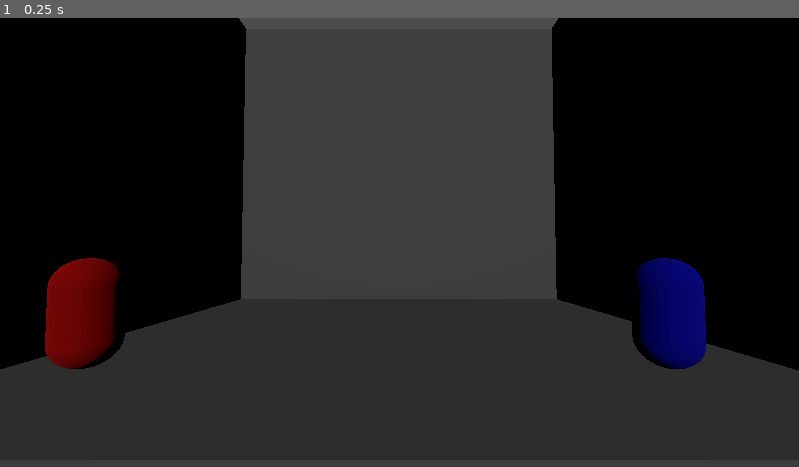
Above: before the commit, frame 1.
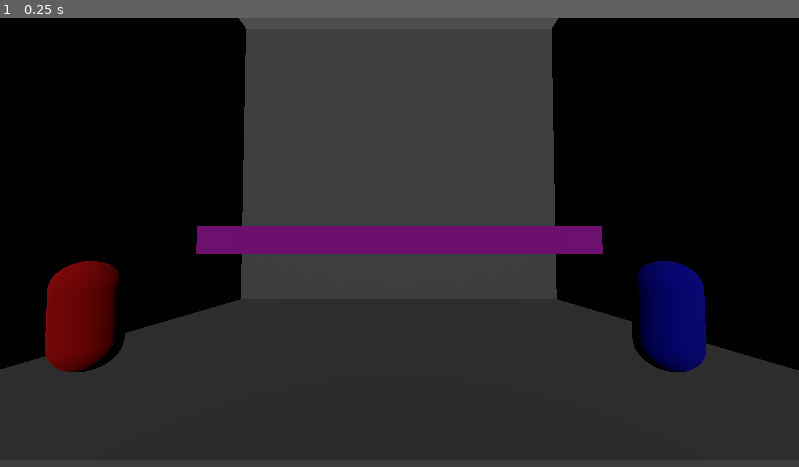
Above: after the commit, the same moment.

Repository: WFaustin/Fighting-Game-Prototype
Game: Godot game, scene res://Fight.tscn
The game is run twice, just before and just after one commit, with the same random seed, the same clock (stepped at 60 frames per second) and the same inputs.
Inputs:
- Up to frame 1 (0.25 s): no input

The runs differ from the first frame. In frame 1, 3.5% of the frame differs, in the area x 5-89%, y 46-79%.

Commit message:
Made one way platforms work with video

Diff:
--- a/Fighting Game Prototype/BaseArena.tscn
+++ b/Fighting Game Prototype/BaseArena.tscn
@@ -9,47 +9,73 @@
 
 [sub_resource type="BoxShape3D" id="BoxShape3D_eru2n"]
 
+[sub_resource type="StandardMaterial3D" id="StandardMaterial3D_n0c28"]
+albedo_color = Color(1, 0.160784, 1, 1)
+
+[sub_resource type="BoxMesh" id="BoxMesh_rlkcs"]
+material = SubResource("StandardMaterial3D_n0c28")
+
+[sub_resource type="BoxShape3D" id="BoxShape3D_e0hnp"]
+size = Vector3(1, 0.663663, 1)
+
 [node name="Arena" type="Node3D"]
 
-[node name="Floor" type="MeshInstance3D" parent="."]
+[node name="Structures" type="Node3D" parent="."]
+
+[node name="Floor" type="MeshInstance3D" parent="Structures"]
 transform = Transform3D(4.69422, 0, 0, 0, 1.12253, 0, 0, 0, 3.16153, 0, -0.588692, 0)
 mesh = SubResource("BoxMesh_aq6pm")
+skeleton = NodePath("../..")
 
-[node name="StaticBody3D" type="StaticBody3D" parent="Floor"]
+[node name="StaticBody3D" type="StaticBody3D" parent="Structures/Floor"]
 
-[node name="CollisionShape3D" type="CollisionShape3D" parent="Floor/StaticBody3D"]
+[node name="CollisionShape3D" type="CollisionShape3D" parent="Structures/Floor/StaticBody3D"]
 transform = Transform3D(1, 0, 0, 0, 1, 0, 0, 0, 0.999999, -0.00513983, 0.290564, 0.296593)
 shape = SubResource("BoxShape3D_a6eum")
 
-[node name="FighterStartPositions" type="Node3D" parent="Floor"]
+[node name="FighterStartPositions" type="Node3D" parent="Structures/Floor"]
 
-[node name="P1" type="Node3D" parent="Floor/FighterStartPositions"]
-transform = Transform3D(1, 0, 0, 0, 1, 0, 0, 0, 1, -0.305692, 0.52, 0.31993)
+[node name="P1" type="Node3D" parent="Structures/Floor/FighterStartPositions"]
+transform = Transform3D(1, 0, 0, 0, 1, 0, 0, 0, 1, -0.305692, 0.979773, 0.31993)
 
-[node name="P2" type="Node3D" parent="Floor/FighterStartPositions"]
-transform = Transform3D(1, 0, 0, 0, 1, 0, 0, 0, 1, 0.262104, 0.52, 0.31993)
+[node name="P2" type="Node3D" parent="Structures/Floor/FighterStartPositions"]
+transform = Transform3D(1, 0, 0, 0, 1, 0, 0, 0, 1, 0.262104, 0.979773, 0.31993)
 
-[node name="Wall" type="MeshInstance3D" parent="."]
+[node name="Wall" type="MeshInstance3D" parent="Structures"]
 transform = Transform3D(0.462, 0, 0, 0, 3.24, 0, 0, 0, 3, -2.08, 1.6, 0.009)
 mesh = SubResource("BoxMesh_wcb17")
+skeleton = NodePath("../..")
 
-[node name="StaticBody3D" type="StaticBody3D" parent="Wall"]
+[node name="StaticBody3D" type="StaticBody3D" parent="Structures/Wall"]
 
-[node name="CollisionShape3D" type="CollisionShape3D" parent="Wall/StaticBody3D"]
+[node name="CollisionShape3D" type="CollisionShape3D" parent="Structures/Wall/StaticBody3D"]
 shape = SubResource("BoxShape3D_eru2n")
 
-[node name="Wall2" type="MeshInstance3D" parent="."]
+[node name="Wall2" type="MeshInstance3D" parent="Structures"]
 transform = Transform3D(0.462, 0, 0, 0, 3.24, 0, 0, 0, 3, 2.06272, 1.6, 0.009)
 mesh = SubResource("BoxMesh_wcb17")
+skeleton = NodePath("../..")
 
-[node name="StaticBody3D" type="StaticBody3D" parent="Wall2"]
+[node name="StaticBody3D" type="StaticBody3D" parent="Structures/Wall2"]
 
-[node name="CollisionShape3D" type="CollisionShape3D" parent="Wall2/StaticBody3D"]
+[node name="CollisionShape3D" type="CollisionShape3D" parent="Structures/Wall2/StaticBody3D"]
 shape = SubResource("BoxShape3D_eru2n")
 
-[node name="BackWall" type="MeshInstance3D" parent="."]
+[node name="BackWall" type="MeshInstance3D" parent="Structures"]
 transform = Transform3D(-2.01947e-08, 0, 4.09747, 0, 3.24, 0, -0.462, 0, -1.79106e-07, 0.123717, 1.6, -1.28939)
 mesh = SubResource("BoxMesh_wcb17")
+skeleton = NodePath("../..")
+
+[node name="Platform" type="MeshInstance3D" parent="Structures"]
+transform = Transform3D(1.31325, 0, 0, 0, 0.0887866, 0, 0, 0, 0.660492, 0, 0.561579, 1.09618)
+mesh = SubResource("BoxMesh_rlkcs")
+
+[node name="StaticBody3D" type="StaticBody3D" parent="Structures/Platform"]
+collision_layer = 2
+
+[node name="CollisionShape3D" type="CollisionShape3D" parent="Structures/Platform/StaticBody3D"]
+transform = Transform3D(1, 0, 0, 0, 1, 0, 0, 0, 1, 0, 0.176181, 0)
+shape = SubResource("BoxShape3D_e0hnp")
 
 [node name="LightHolders" type="Node3D" parent="."]
 
--- a/Fighting Game Prototype/BasePlayer.tscn
+++ /dev/null
@@ -1,21 +0,0 @@
-[gd_scene load_steps=5 format=3 uid="uid://cebjjc8j4w2d4"]
-
-[ext_resource type="Script" path="res://BasePlayer.gd" id="1_tgfqe"]
-[ext_resource type="Material" uid="uid://du1x3c16p3whu" path="res://Materials/Player/BluePlayer.tres" id="2_l066o"]
-
-[sub_resource type="CapsuleMesh" id="CapsuleMesh_y8kk5"]
-
-[sub_resource type="CapsuleShape3D" id="CapsuleShape3D_51olq"]
-
-[node name="Player" type="Node3D"]
-script = ExtResource("1_tgfqe")
-playerMaterial = ExtResource("2_l066o")
-
-[node name="PlayerModel" type="MeshInstance3D" parent="."]
-transform = Transform3D(0.25, 0, 0, 0, 0.25, 0, 0, 0, 0.25, 0, 0.25, 0)
-mesh = SubResource("CapsuleMesh_y8kk5")
-
-[node name="CharacterBody3D" type="CharacterBody3D" parent="PlayerModel"]
-
-[node name="CollisionShape3D" type="CollisionShape3D" parent="PlayerModel/CharacterBody3D"]
-shape = SubResource("CapsuleShape3D_51olq")
--- a/Fighting Game Prototype/BasePlayer.gd
+++ b/Fighting Game Prototype/Character.gd
@@ -1,11 +1,15 @@
-extends Node3D
+extends CharacterBody3D
 
 @export var playerMaterial : Material
 @export var num : int
 @export var deviceNum : int = 0
 @export var useKeyboard : bool = false
+@export var jumpHeight : float = 4.0
 
 
+
+# Get the gravity from the project settings to be synced with RigidBody nodes.
+var gravity = ProjectSettings.get_setting("physics/3d/default_gravity")
 
 func init(_num:int = 0, _mat:Material = null, _deviceNum : int = 0):
 	if _mat != null:
@@ -16,7 +20,6 @@
 		deviceNum = -1
 		useKeyboard = true
 
-
 # Called when the node enters the scene tree for the first time.
 func _ready():
 	if playerMaterial != null:
@@ -24,11 +27,8 @@
 	pass # Replace with function body.
 
 
-func removeInputs():
-	var ev = InputEventKey.new()
-	ev.keycode = KEY_A
-	InputMap.action_erase_event("moveLeft", ev)
-	print("Removed")
+func addInputs():
+	#adds the keyboard inputs for players with no controllers
 	pass
 
 #
@@ -55,14 +55,30 @@
 #			rotation.z = 0
 	pass
 
-# Called every frame. 'delta' is the elapsed time since the previous frame.
-func _process(delta):
+
+func _physics_process(delta):
+	velocity.x = 0
 	if Input.is_action_pressed("moveLeft" + str(name)):
 		position.x -= .03
 	if Input.is_action_pressed("moveRight" + str(name)):
 		position.x += .03
 	if Input.is_action_pressed("crouch" + str(name)):
+		set_collision_mask_value(2, false)
 		rotation.z = 80
 	if Input.is_action_just_released("crouch" + str(name)):
+		set_collision_mask_value(2, true)
 		rotation.z = 0
-	pass
+	# Add the gravity.
+	if not is_on_floor():
+		velocity.y -= gravity * delta
+
+	# Handle Jump.
+	if Input.is_action_just_pressed("jump" + str(name)) and is_on_floor():
+		print("Jump")
+		velocity.y = jumpHeight
+		set_collision_mask_value(2, false)
+
+	if velocity.y < -.01 and not Input.is_action_pressed("crouch" + str(name)):
+		set_collision_mask_value(2, true)
+
+	move_and_slide()
--- /dev/null
+++ b/Fighting Game Prototype/Character.tscn
@@ -0,0 +1,19 @@
+[gd_scene load_steps=4 format=3 uid="uid://bamoajkvqp0ex"]
+
+[ext_resource type="Script" path="res://Character.gd" id="1_hi4we"]
+
+[sub_resource type="CapsuleShape3D" id="CapsuleShape3D_51olq"]
+
+[sub_resource type="CapsuleMesh" id="CapsuleMesh_y8kk5"]
+
+[node name="Character" type="CharacterBody3D"]
+transform = Transform3D(0.25, 0, 0, 0, 0.25, 0, 0, 0, 0.25, 0, 0.25, 0)
+collision_mask = 3
+script = ExtResource("1_hi4we")
+
+[node name="CollisionShape3D" type="CollisionShape3D" parent="."]
+shape = SubResource("CapsuleShape3D_51olq")
+
+[node name="PlayerModel" type="MeshInstance3D" parent="."]
+mesh = SubResource("CapsuleMesh_y8kk5")
+skeleton = NodePath("../..")
--- a/Fighting Game Prototype/GameManager.gd
+++ b/Fighting Game Prototype/GameManager.gd
@@ -1,7 +1,7 @@
 extends Node3D
 
 var players = []
-var playerInstance = load("res://BasePlayer.tscn")
+var playerInstance = load("res://Character.tscn")
 @export var playerNumMax: int = 2
 
 # Called when the node enters the scene tree for the first time.
@@ -18,7 +18,7 @@
 		player.name = "Player" + str(player.num)
 		players.append(player)
 		get_node("Player-Loader").add_child(player)
-		player.global_position = get_node("Arena/Floor/FighterStartPositions").get_children()[i].global_position
+		player.global_position = get_node("Arena/Structures/Floor/FighterStartPositions").get_children()[i].global_position
 		#player.transform = get_node("Arena/Floor/FighterStartPositions").get_children()[i].transform
 		print("Hi")
 	pass
--- a/Fighting Game Prototype/project.godot
+++ b/Fighting Game Prototype/project.godot
@@ -84,11 +84,11 @@
 }
 crouchPlayer1={
 "deadzone": 0.5,
-"events": [Object(InputEventJoypadMotion,"resource_local_to_scene":false,"resource_name":"","device":0,"axis":1,"axis_value":1.0,"script":null)
+"events": [Object(InputEventJoypadMotion,"resource_local_to_scene":false,"resource_name":"","device":0,"axis":4,"axis_value":1.0,"script":null)
 ]
 }
 crouchPlayer2={
 "deadzone": 0.5,
-"events": [Object(InputEventJoypadMotion,"resource_local_to_scene":false,"resource_name":"","device":1,"axis":1,"axis_value":1.0,"script":null)
+"events": [Object(InputEventJoypadMotion,"resource_local_to_scene":false,"resource_name":"","device":1,"axis":4,"axis_value":1.0,"script":null)
 ]
 }
Not shown: 1 places in Fighting Game Prototype/BaseArena.tscn that only renumber resources
Not shown, added: Demo Videos/Fighting Game Prototype (DEBUG) 2022-11-06 15-42-07.mp4
